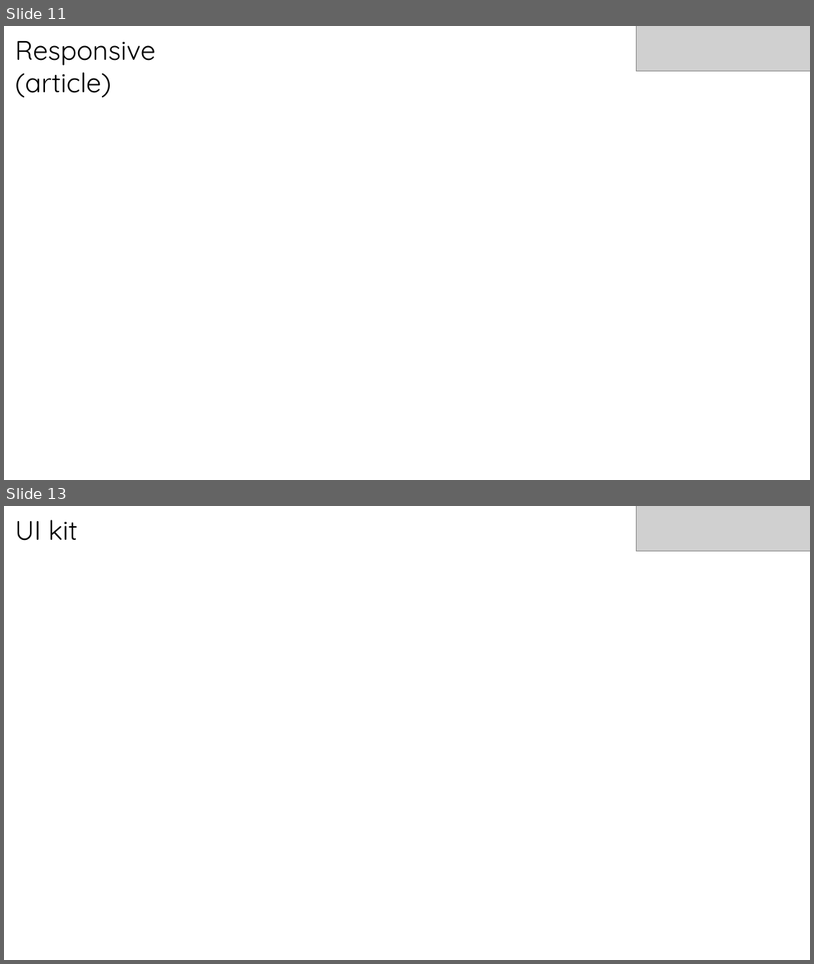
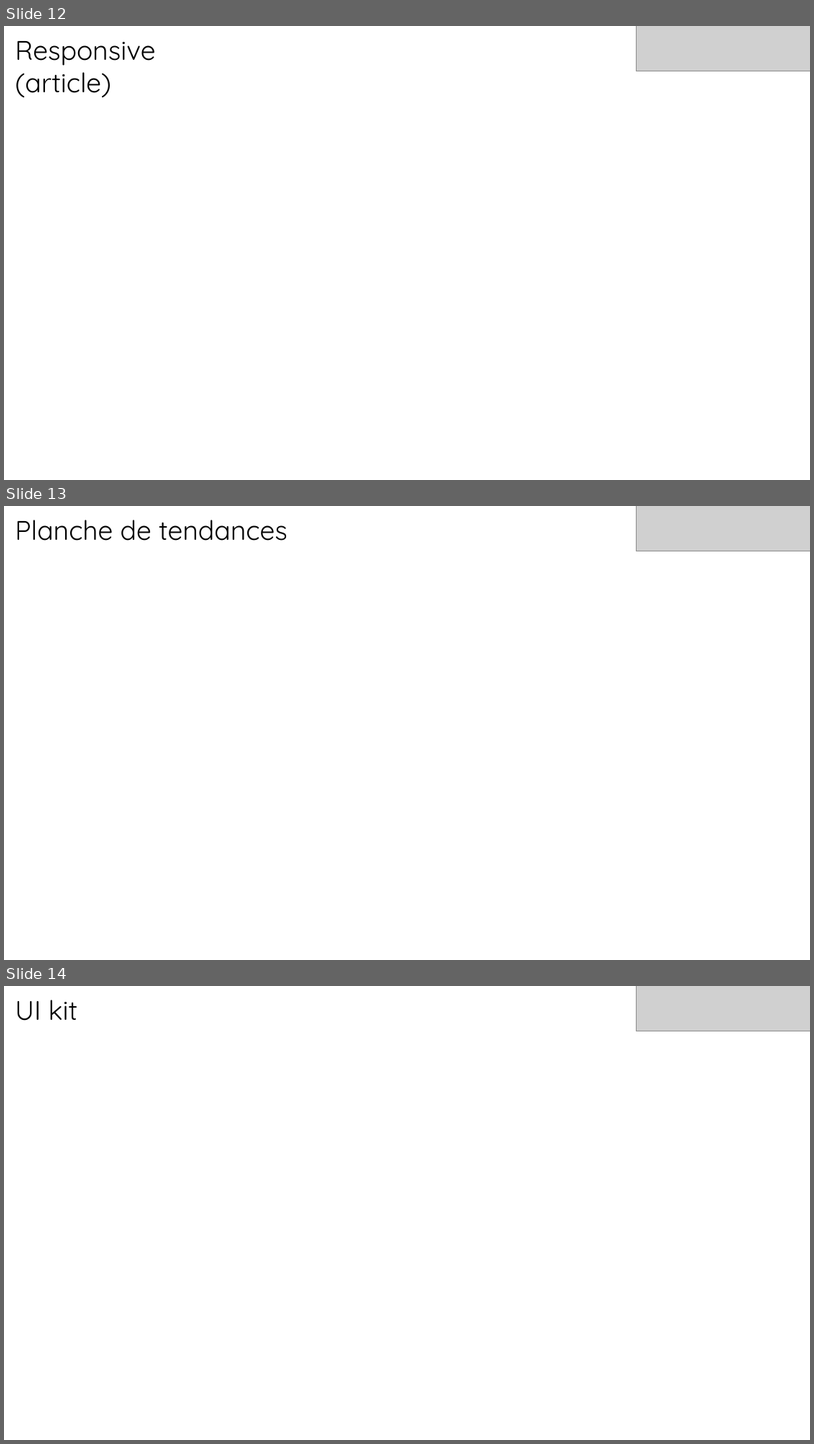
Before and after one commit to Nicolasmaes/unseen, a slide deck: dossier de conception.pptx. Shown one above the other, each under a label of ours: slides 11 and 13 before the commit, slides 12, 13 and 14 after it; the slides between them are not shown. The pictures are 814x964 and 814x1444 pixels, drawn with LibreOffice and Linux fonts; fonts in the diff are those of the drawing; grey boxes stand for pictures. Boxes give left, top, right and bottom in pixels: in the first picture for what was removed or moved away, otherwise in the second. Text is boxed around its words. In the diff, an @@ line names an element or a change of style, - is before the commit and + after.

```diff
--- a/dossier de conception.pptx
+++ b/dossier de conception.pptx
@@ slide 13 added at (x1=4, y1=506, x2=810, y2=960), background #FFFFFF @@
@@ text added at (x1=15, y1=520, x2=288, y2=541), 32 pt, text #000000 @@
+Planche de tendances
@@ picture added at (x1=637, y1=506, x2=810, y2=551) @@
@@ what was slide 11 is now slide 12 @@
@@ what was slide 13 is now slide 14 @@
```
Also in this commit, not shown: 2 slides changed, 2 other slides added, 2 slides removed, 28 other files.
